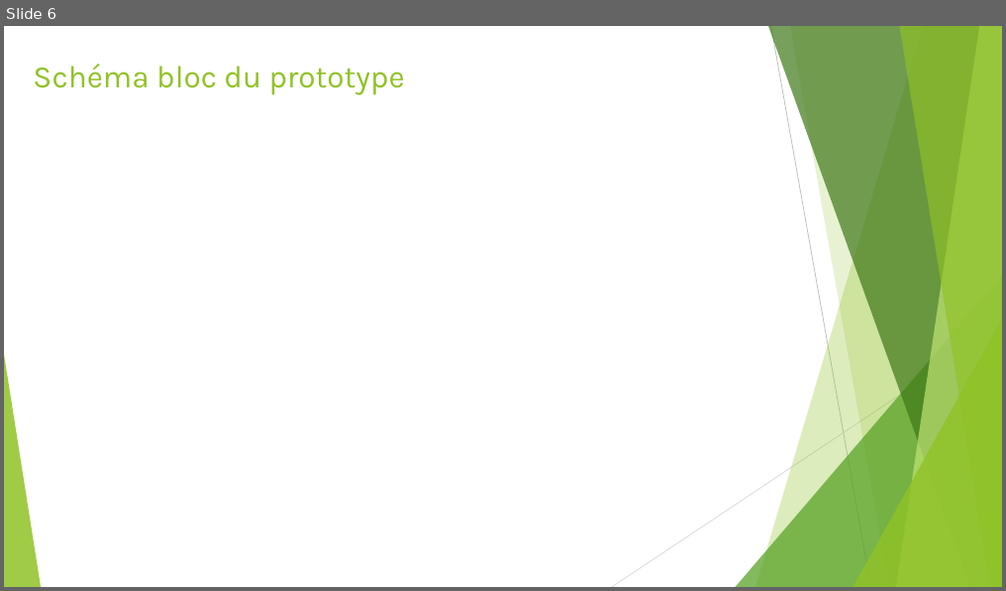
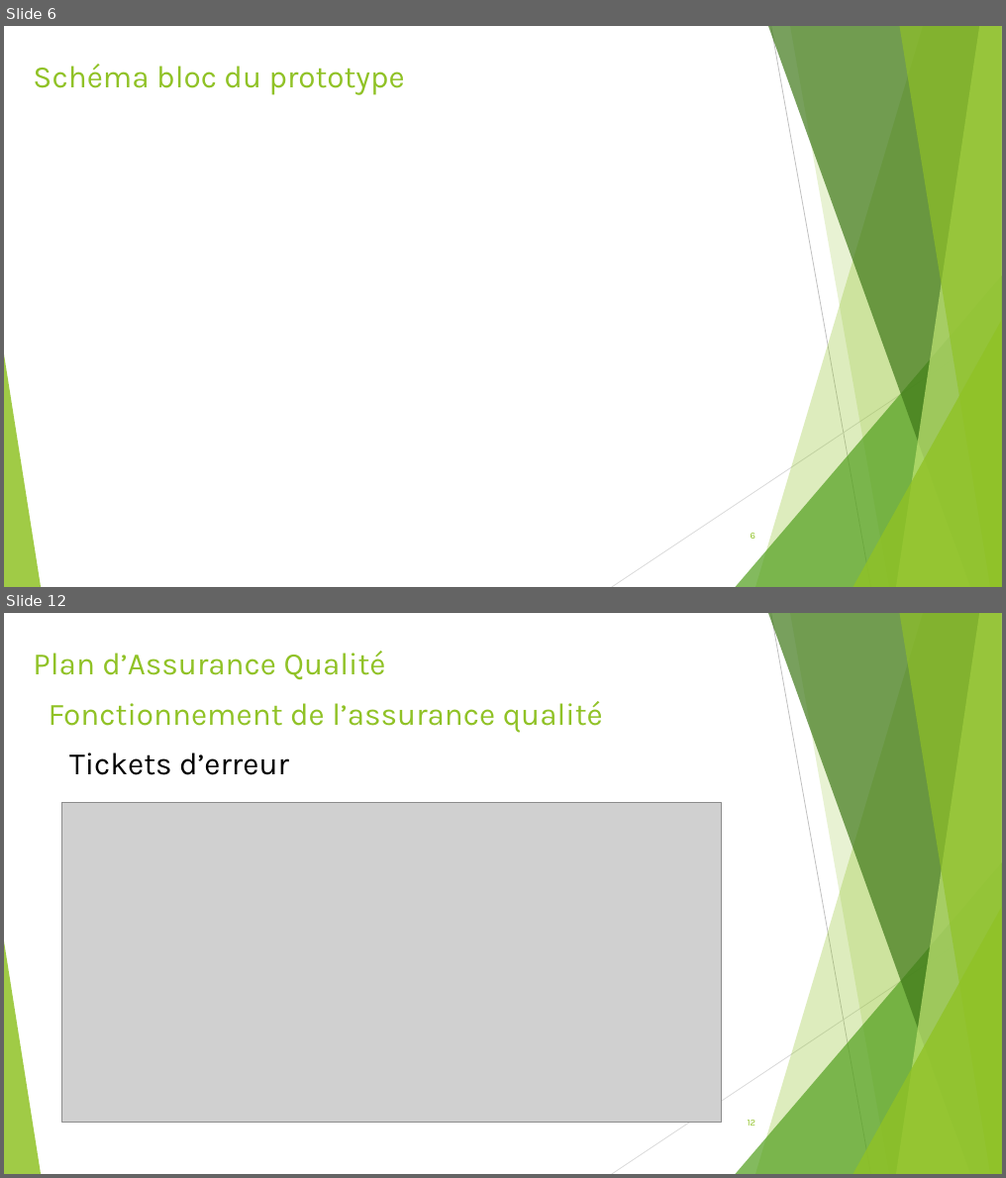
Before and after one commit to gab4321/ProjetS5, a slide deck: Gestion/S5_Revue1_2_Projet.pptx. Shown one above the other, each under a label of ours: slide 6 before the commit, slides 6 and 12 after it; the slides between them are not shown. The pictures are 1006x591 and 1006x1178 pixels, drawn with LibreOffice and Linux fonts; fonts in the diff are those of the drawing; grey boxes stand for pictures. Boxes give left, top, right and bottom in pixels: in the first picture for what was removed or moved away, otherwise in the second. Text is boxed around its words. In the diff, an @@ line names an element or a change of style, - is before the commit and + after.

```diff
--- a/Gestion/S5_Revue1_2_Projet.pptx
+++ b/Gestion/S5_Revue1_2_Projet.pptx
@@ slide 12 added at (x1=4, y1=613, x2=1002, y2=1174), background #FFFFFF; not listed: 10 template elements that a slide beside it also shows @@
@@ title added at (x1=33, y1=651, x2=386, y2=680), 30 pt, text #90C226 @@
+Plan d’Assurance Qualité
@@ text added at (x1=49, y1=701, x2=603, y2=733), 30 pt, text #90C226 @@
+Fonctionnement de l’assurance qualité
@@ text added at (x1=69, y1=753, x2=289, y2=775), 30 pt, text #000000 @@
+Tickets d’erreur
@@ picture added at (x1=61, y1=803, x2=721, y2=1123) @@
@@ page number added at (x1=747, y1=1120, x2=756, y2=1126), 9 pt, text #90C226 @@
+12
@@ slide 6 changed as well @@
@@ page number added at (x1=750, y1=533, x2=755, y2=539), 9 pt, text #90C226 @@
+6
```
Also in this commit, not shown: 11 other slides changed, 4 other slides added, 2 other files.
